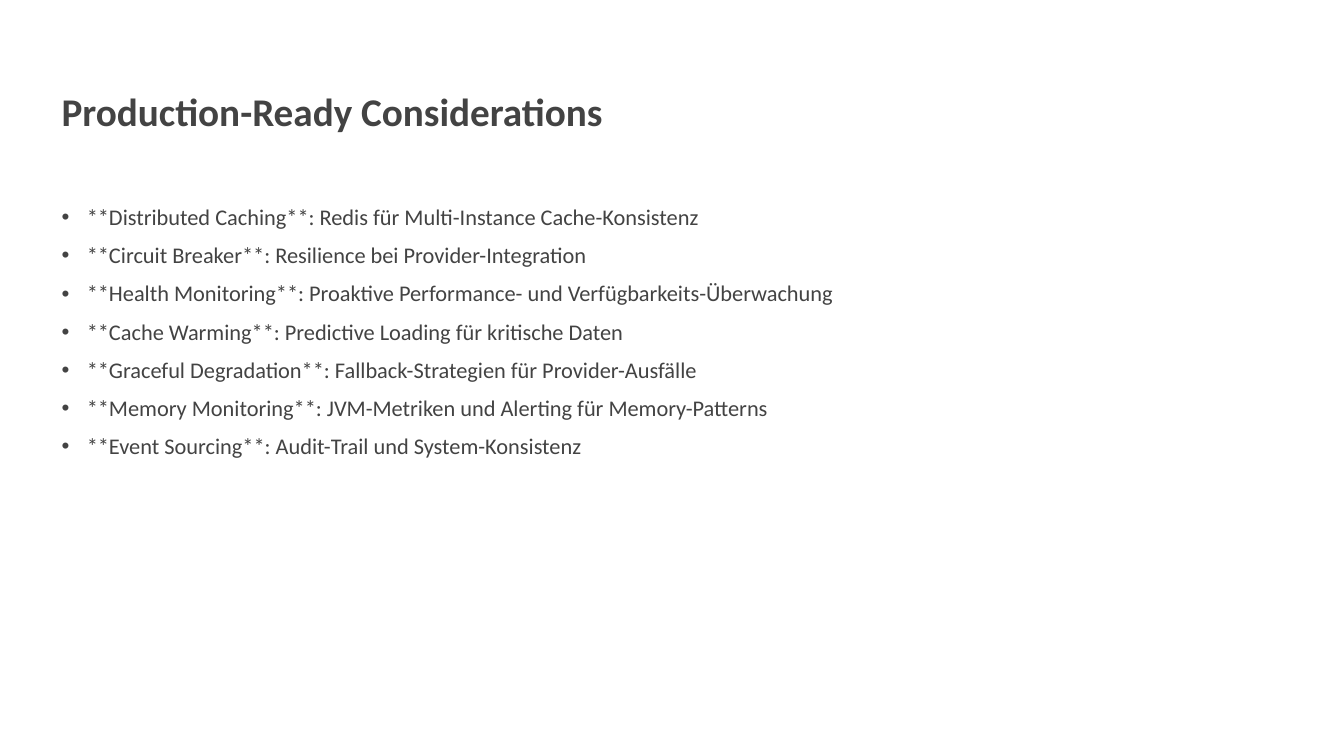
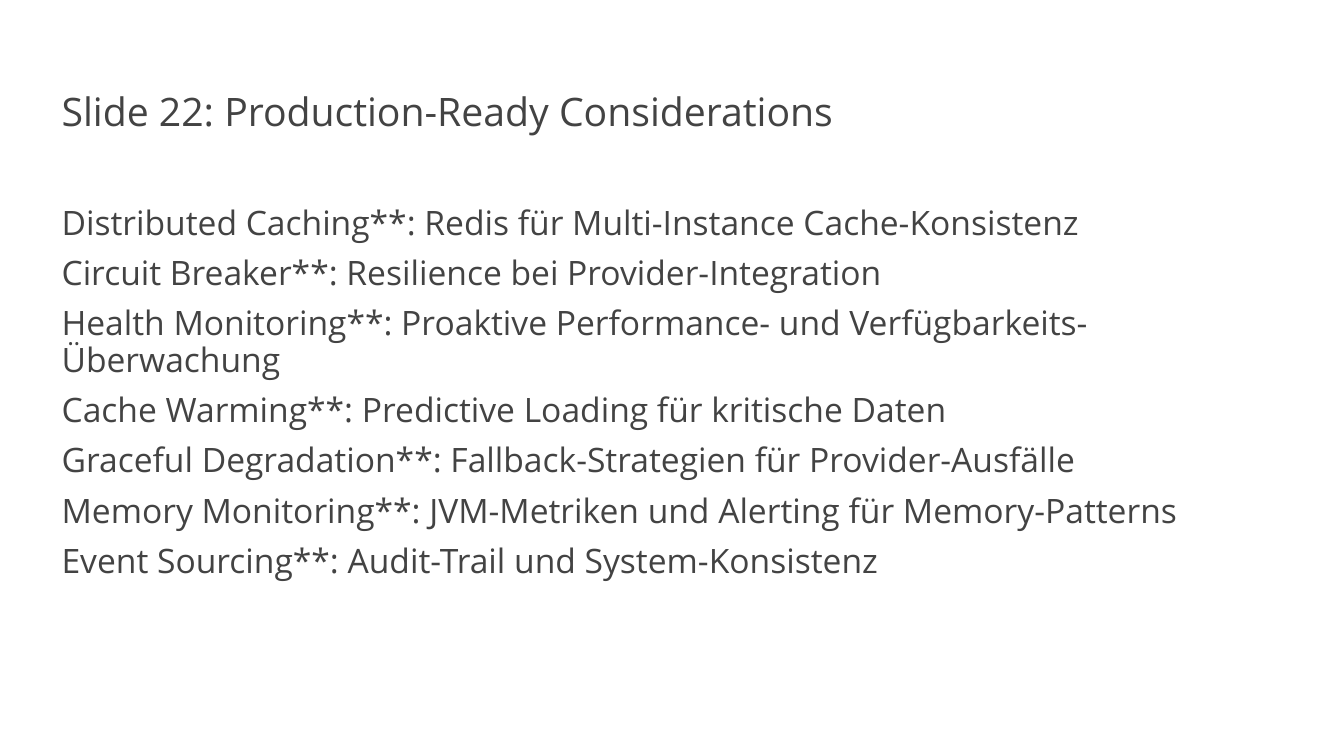
Before and after one commit to vanillacore-net/september-2025-telekom-training, a slide deck: slide 23 of presentations/powerpoint/block2-presentation.pptx. Drawn at 1344x756 pixels with LibreOffice and Linux fonts; fonts in the diff are those of the drawing; background and template pictures are left out. Boxes give left, top, right and bottom in pixels: in the first picture for what was removed or moved away, otherwise in the second. Text is boxed around its words. In the diff, an @@ line names an element or a change of style, - is before the commit and + after.

Commit message:
Fix Block 2 font issues - remove Calibri overrides
- Remove all explicit font.name = 'Calibri' settings for regular text
- Let VanillaCore.pptx template control fonts through layout inheritance
- Keep Consolas font ONLY for code blocks (Layout 9)
- Regenerate Block 2 presentation with 24 slides using proper font rules
- Create fix_block2_fonts.py script for template font compliance
- Professional appearance with template-controlled fonts

```diff
--- a/presentations/powerpoint/block2-presentation.pptx
+++ b/presentations/powerpoint/block2-presentation.pptx
@@ title at (62, 96, 833, 136): text changed; font Calibri to Open Sans; bold off @@
-Production-Ready Considerations
+Slide 22: Production-Ready Considerations
@@ text at (62, 209, 1177, 581): text changed; size 16 to 24 pt; font Calibri to Open Sans @@
-• **Distributed Caching**: Redis für Multi-Instance Cache-Konsistenz
-• **Circuit Breaker**: Resilience bei Provider-Integration
-• **Health Monitoring**: Proaktive Performance- und Verfügbarkeits-Überwachung
-• **Cache Warming**: Predictive Loading für kritische Daten
-• **Graceful Degradation**: Fallback-Strategien für Provider-Ausfälle
-• **Memory Monitoring**: JVM-Metriken und Alerting für Memory-Patterns
-• **Event Sourcing**: Audit-Trail und System-Konsistenz
+Distributed Caching**: Redis für Multi-Instance Cache-Konsistenz
+Circuit Breaker**: Resilience bei Provider-Integration
+Health Monitoring**: Proaktive Performance- und Verfügbarkeits-Überwachung
+Cache Warming**: Predictive Loading für kritische Daten
+Graceful Degradation**: Fallback-Strategien für Provider-Ausfälle
+Memory Monitoring**: JVM-Metriken und Alerting für Memory-Patterns
+Event Sourcing**: Audit-Trail und System-Konsistenz
```
Also in this commit, not shown: 18 other slides changed, 5 slides added, 5 slides removed, 2 other files.
